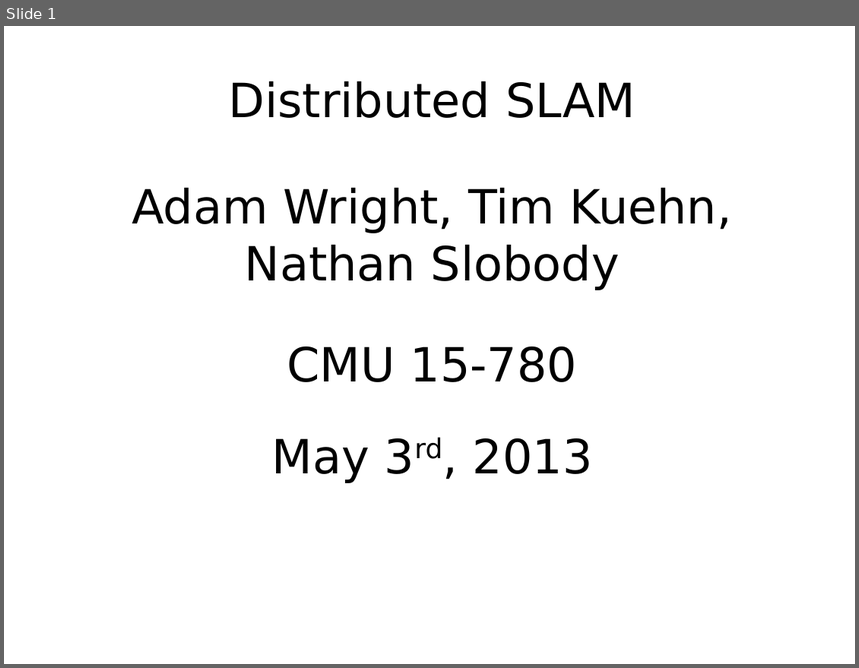
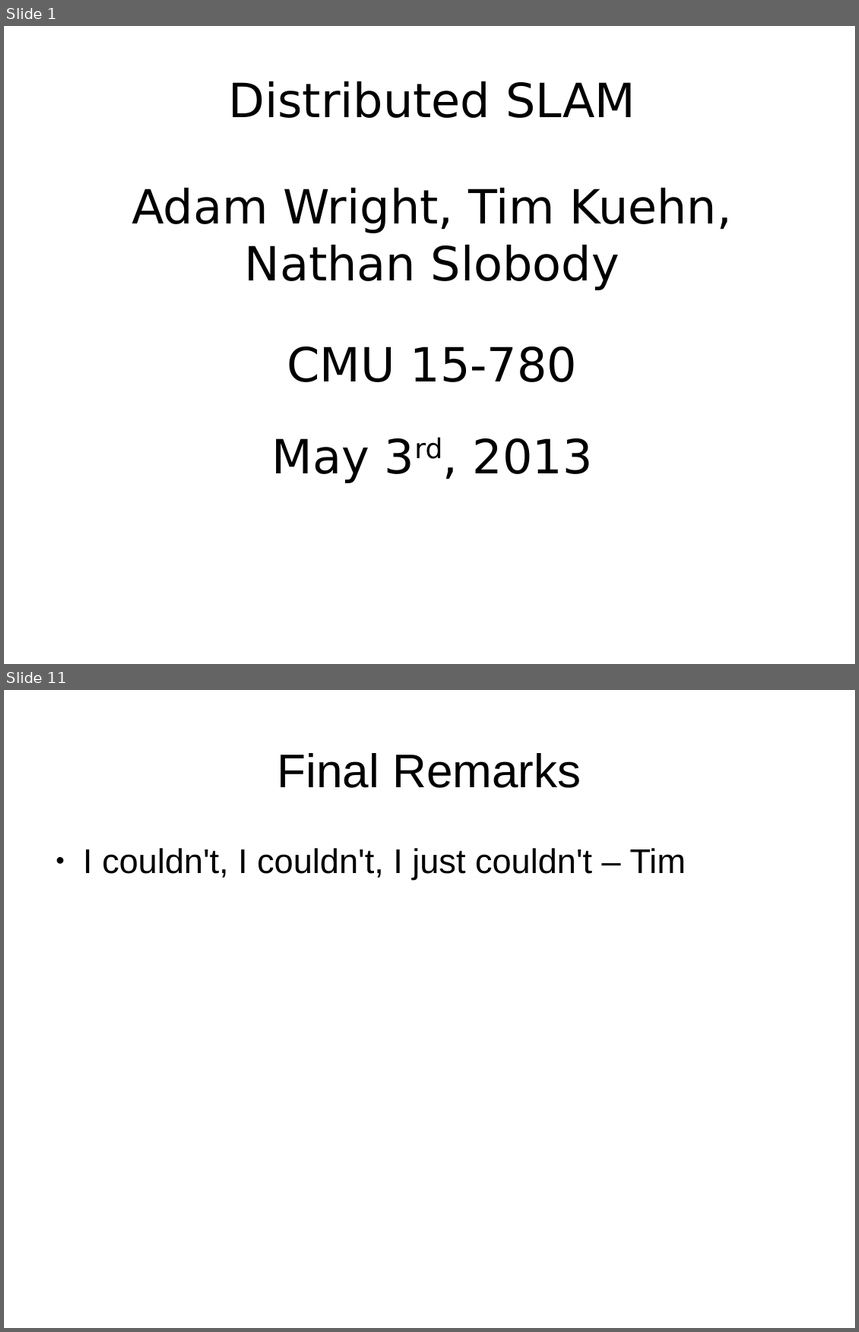
Before and after one commit to shaladdle/distslam, a slide deck: writeup/poster.odp. Shown one above the other, each under a label of ours: slide 1 before the commit, slides 1 and 11 after it; the slides between them are not shown. The pictures are 859x668 and 859x1332 pixels, drawn with LibreOffice and Linux fonts; fonts in the diff are those of the drawing. Boxes give left, top, right and bottom in pixels: in the first picture for what was removed or moved away, otherwise in the second. Text is boxed around its words. In the diff, an @@ line names an element or a change of style, - is before the commit and + after.

```diff
--- a/writeup/poster.odp
+++ b/writeup/poster.odp
@@ slide 11 added at (4, 690, 855, 1328), background #FFFFFF @@
@@ title added at (278, 753, 581, 788), 44 pt, text #000000 @@
+Final Remarks
@@ text added at (83, 848, 686, 880), 32 pt, text #000000 @@
+● I couldn't, I couldn't, I just couldn't – Tim
```
Also in this commit, not shown: 5 slides changed, 4 other slides added, 2 slides removed, 2 other files.
